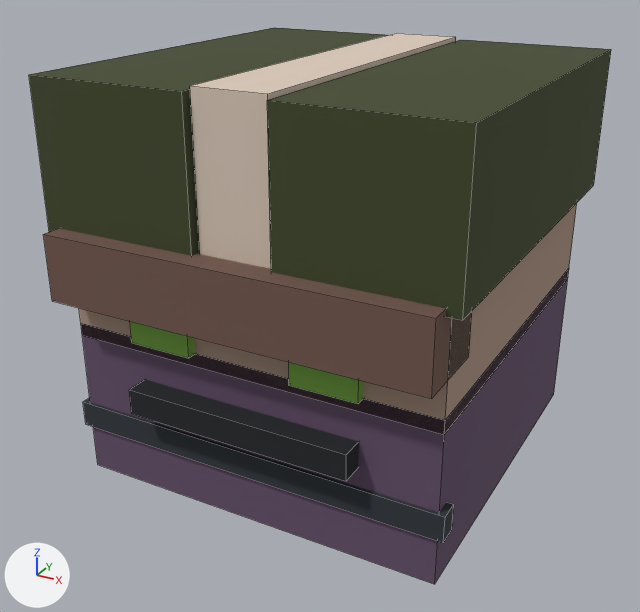
Two versions of the FBX model assets/3d/export/inf_brute_head.fbx, one commit apart.
One viewpoint serves both versions: a 50 mm lens placed at (1.21, -2.35, 1.02), pointed at (-0.02, -0.11, -0.1). Lighting does not change. The marker at lower left points along +X, +Y and +Z. The older version comes first. Mesh edges are drawn as thin lines.

The older version as bpy lines, for what is in view:
```python
me_inf_brute_head = bpy.data.meshes.new('inf_brute_head')
me_inf_brute_head.from_pydata(...)  # 80 vertices, 60 faces; spans x -0.62..0.62, y -0.68..0.62, z -0.59..0.65
me_inf_brute_head.materials.append(mat_palette)  # picture img_palette_png
ob_inf_brute_head = bpy.data.objects.new('inf_brute_head', me_inf_brute_head)
ob_inf_brute_head.location = (0.0, 0.0, 0.0)
```
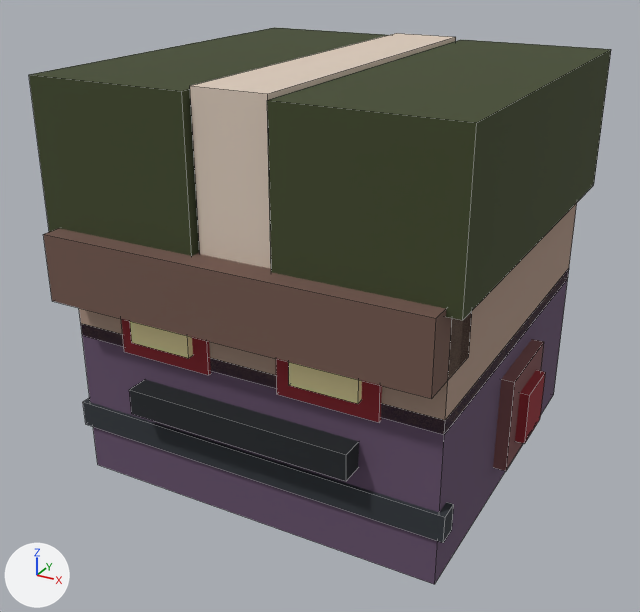
Boxes [x1, y1, x2, y2] around the edits, measured in the pictures (640 x 612 px):
part 1 of me_inf_brute_head, added (red): after [121, 319, 211, 375]
part 2 of me_inf_brute_head, added (red): after [276, 359, 382, 422]
part 3 of me_inf_brute_head, added (brown): after [493, 339, 544, 471]
part 4 of me_inf_brute_head, added (red): after [515, 370, 546, 444]
part 5 of me_inf_brute_head, surface changed (green to yellow): [130, 321, 362, 404] in both

The change, as a diff of the scene's bpy script:
```diff
--- a/assets/3d/export/inf_brute_head.fbx.py
+++ b/assets/3d/export/inf_brute_head.fbx.py
@@ me_inf_brute_head @@
 # used by ob_inf_brute_head; location = (0.0, 0.0, 0.0)
-me_inf_brute_head.from_pydata(...)  # 80 vertices, 60 faces; spans x -0.62..0.62, y -0.68..0.62, z -0.59..0.65
+me_inf_brute_head.from_pydata(...)  # 120 vertices, 90 faces; spans x -0.62..0.65, y -0.68..0.62, z -0.59..0.65
+# me_inf_brute_head part 1: a new loose piece, a box spanning x -0.41..-0.11, y -0.59..-0.51, z -0.14..0.06, in mat_palette (picture img_palette_png)
+# me_inf_brute_head part 2: a new loose piece, a box spanning x 0.11..0.41, y -0.59..-0.51, z -0.14..0.06, in mat_palette (picture img_palette_png)
+# me_inf_brute_head part 3: a new loose piece, a box spanning x 0.54..0.62, y -0.13..0.17, z -0.49..-0.19, in mat_palette (picture img_palette_png)
+# me_inf_brute_head part 4: a new loose piece, a box spanning x 0.57..0.65, y -0.062..0.103, z -0.423..-0.257, in mat_palette (picture img_palette_png)
+# me_inf_brute_head part 5: 12 kept faces spanning x -0.36..0.36, y -0.61..-0.51, z -0.09..0.01 get new texture (UV) coordinates
+# other edits to the shape of me_inf_brute_head do not show in these pictures
 me_inf_brute_head.materials.append(mat_palette)
```
